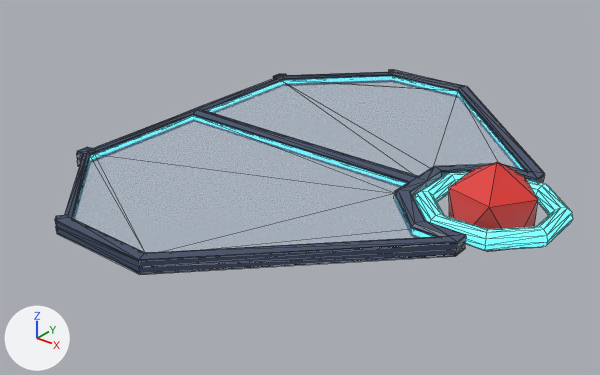
A saved change to the glTF model models/gameLift.glb.
Camera for both pictures: a camera (50 mm lens) standing at (3.34, -4.16, 2.27) and looking at (0.15, -0.17, -0.2). The axes (+X, +Y, +Z) are drawn at lower left. The lights are the same throughout. Mesh edges are drawn as thin lines. Objects named as collision shapes, trigger or cutter boxes, shadow casters or lower levels of detail are left out. Where no turn or scale is listed for an object, it has been applied to the vertices. Vertices at the same position are counted once.

Objects in the first picture: 'Diamond', 'LiftBorders', 'LiftGlass', 'Ring'.
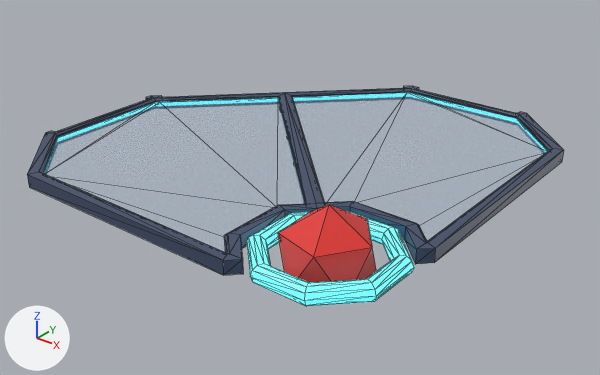
Boxes (x1, y1, x2, y2) around the edits, measured in the pictures (600 x 375 px):
```json
{"object": "LiftGlass", "change": "turned", "before": [72, 76, 524, 253], "after": [43, 93, 548, 253]}
{"object": "LiftBorders", "change": "reshaped, turned", "before": [55, 70, 545, 274], "after": [27, 86, 564, 275]}
{"object": "Diamond", "change": "moved", "before": [449, 162, 538, 251], "after": [278, 205, 376, 283]}
{"object": "Ring", "change": "moved", "before": [415, 172, 573, 250], "after": [247, 210, 414, 306]}
```

Scene script edits in JSON lines:
```json
{"block": "me_cube", "where": "# used by ob_liftborders; location = (0.0, 0.0, 0.0); scale = (1.5, 1.5, 0.02)"}
{"op": "remove", "block": "me_cube", "code": "me_cube.from_pydata(...)  # 316 vertices, 616 faces; spans x -0.71..1.04, y -1.18..1.18, z -2.25..2.25"}
{"op": "add", "block": "me_cube", "code": "me_cube.from_pydata(...)  # 206 vertices, 415 faces; spans x -0.71..1.04, y -1.18..1.18, z -2.25..2.25"}
{"block": "me_cube", "change": "me_cube part 1"}
{"block": "me_cube", "change": "110 vertices are removed from x -0.71..1.04, y -1.18..1.18, z -1.75..2.25"}
{"block": "me_cube", "change": "331 faces are deleted"}
{"block": "me_cube", "change": "94 new faces join them, mat_liftbordermaterial (dark blue #404c68)"}
{"block": "me_cube", "change": "36 new faces join them, mat_bluelightmaterial (cyan #5fdbe7)"}
{"op": "set", "path": "ob_liftborders.rotation_euler", "old": "(0.0, 0.0, 0.0)", "new": "(0.0, 0.0, -0.785)", "note": "degrees (0, 0, 0) -> degrees (0, 0, -45)"}
{"op": "set", "path": "ob_liftglass.rotation_euler", "old": "(0.0, 0.0, 0.0)", "new": "(0.0, 0.0, -0.785)", "note": "degrees (0, 0, 0) -> degrees (0, 0, -45)"}
{"op": "set", "path": "ob_diamond.location", "old": "(1.48, 0.0, 0.0)", "new": "(1.047, -1.047, 0.0)"}
{"op": "set", "path": "ob_ring.location", "old": "(1.48, 0.0, 0.0)", "new": "(1.047, -1.047, 0.0)"}
```
